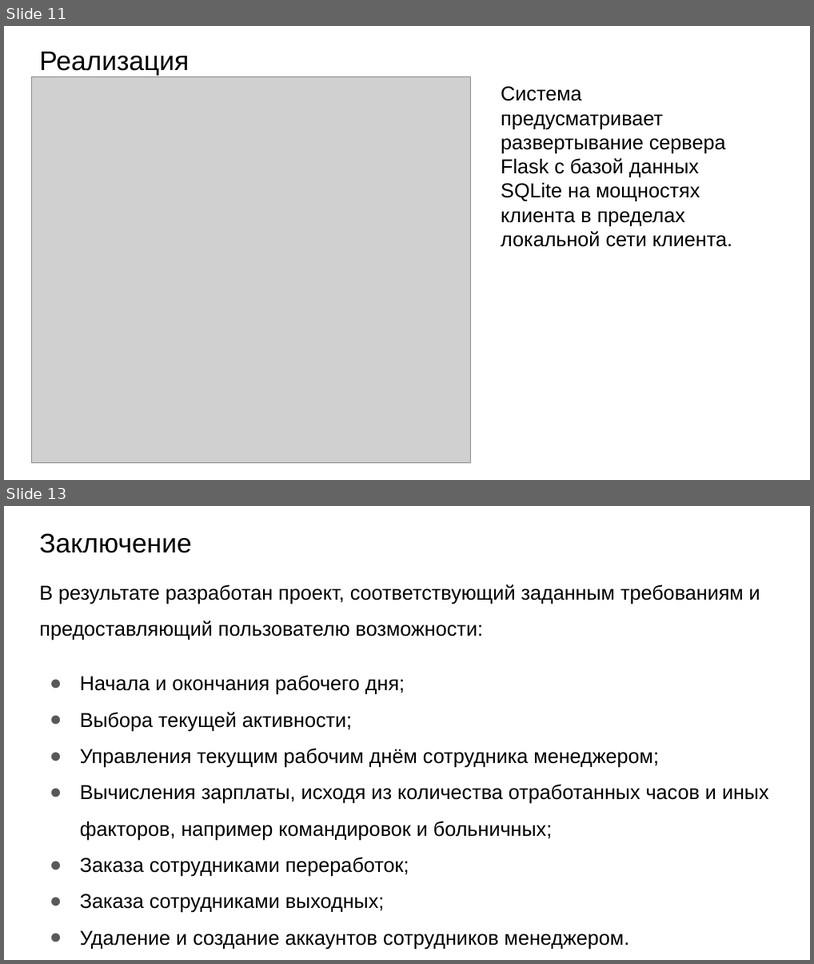
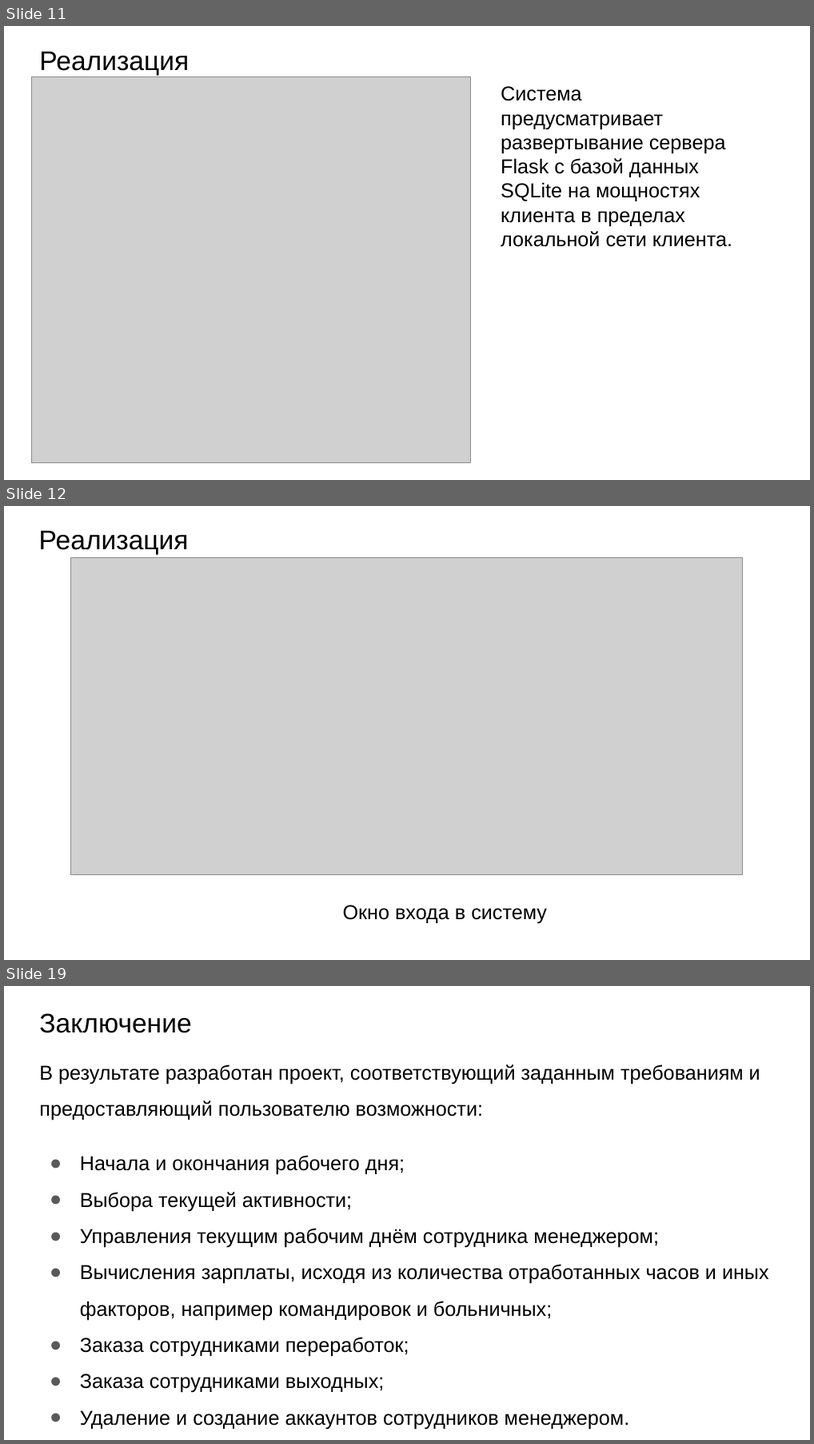
Before and after one commit to NikulinR/ITTimeRecording, a slide deck: Presentation.pptx. Shown one above the other, each under a label of ours: slides 11 and 13 before the commit, slides 11, 12 and 19 after it; the slides between them are not shown. The pictures are 814x964 and 814x1444 pixels, drawn with LibreOffice and Linux fonts; fonts in the diff are those of the drawing; grey boxes stand for pictures. Boxes give left, top, right and bottom in pixels: in the first picture for what was removed or moved away, otherwise in the second. Text is boxed around its words. In the diff, an @@ line names an element or a change of style, - is before the commit and + after.

```diff
--- a/Presentation.pptx
+++ b/Presentation.pptx
@@ slide 12 added at (4,506,810,960), background #FFFFFF @@
@@ title added at (39,531,189,555), 24 pt, text #000000 @@
+Реализация
@@ picture added at (70,558,742,876) @@
@@ text added at (343,904,547,923), 18 pt, text #000000 @@
+Окно входа в систему
@@ what was slide 13 is now slide 19 @@
```
Also in this commit, not shown: 3 slides changed, 6 other slides added, 1 slide removed, 2 other files.
